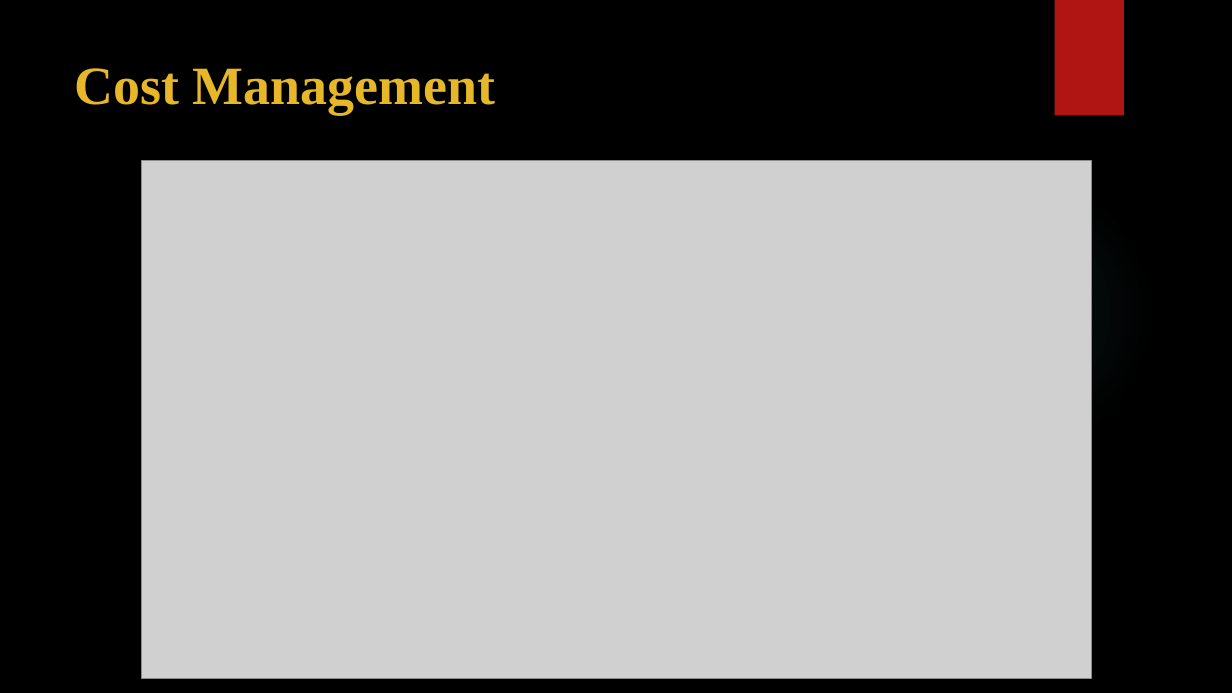
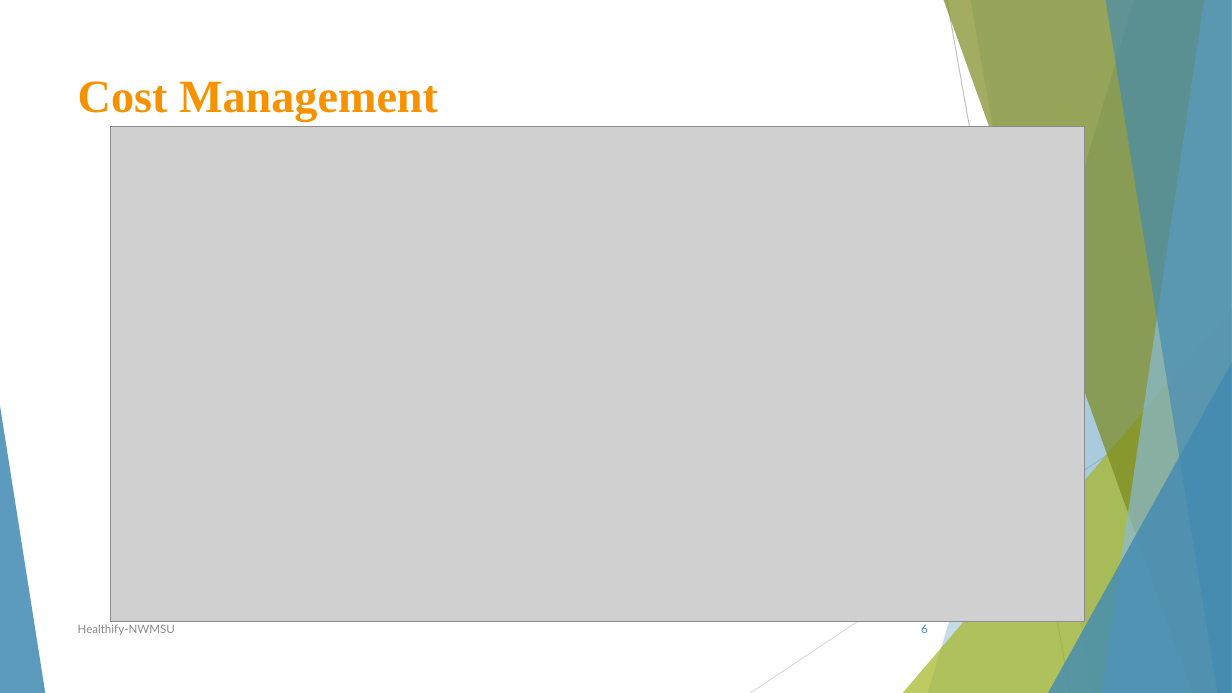
Before and after one commit to sowmyathogiti/Healthify, a slide deck: slide 6 of Healthify-NWMSU.pptx. Drawn at 1232x693 pixels with LibreOffice and Linux fonts; fonts in the diff are those of the drawing; grey boxes stand for pictures; background and template pictures are left out. Boxes give left, top, right and bottom in pixels: in the first picture for what was removed or moved away, otherwise in the second. Text is boxed around its words. In the diff, an @@ line names an element or a change of style, - is before the commit and + after.

```diff
--- a/Healthify-NWMSU.pptx
+++ b/Healthify-NWMSU.pptx
@@ background picture (left out) to #FFFFFF @@
@@ rectangle removed at box(1055, 0, 1124, 116) @@
@@ title "Cost Management": place and size @@
-title "Cost Management" at box(75, 68, 495, 114)
+title "Cost Management" at box(78, 81, 438, 121)
@@ title "Cost Management" at box(78, 81, 438, 121): size 42 to 36 pt, text colour #E6B729 to #F69200 @@
@@ picture: place and size @@
-picture at box(141, 161, 1092, 678)
+picture at box(110, 127, 1085, 622)
@@ ellipse removed at box(870, 169, 1154, 454) @@
@@ group added at box(0, 0, 1232, 693): 5 freeform shapes, 3 triangles, 2 lines @@
@@ text added at box(78, 624, 175, 635), 9 pt, text #8C8C8C @@
+Healthify-NWMSU
@@ page number added at box(921, 624, 928, 633), 9 pt, text #418AB3 @@
+6
```
Also in this commit, not shown: 12 other slides changed.
